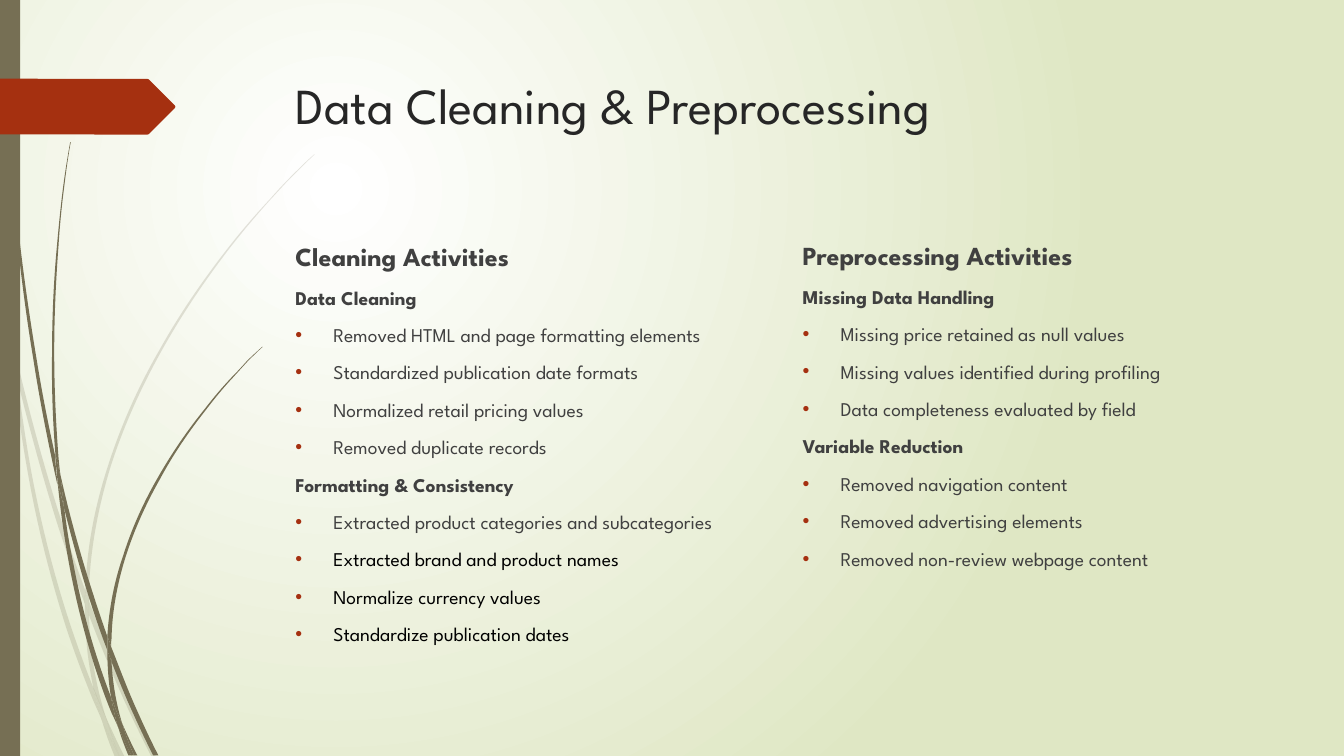
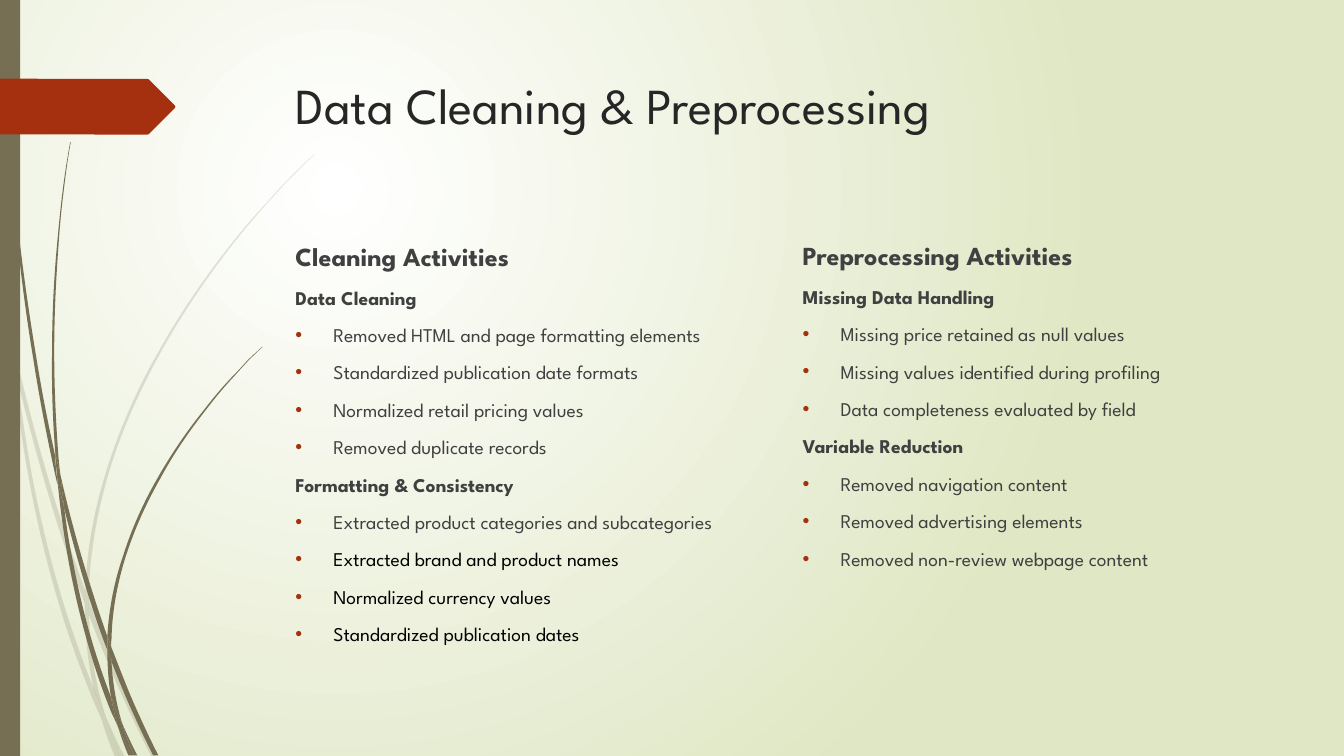
Before and after one commit to Austin-Engstrom/capstone-ds785, a slide deck: slide 5 of project_documents/DS785_Presentation2.pptx. Drawn at 1344x756 pixels with LibreOffice and Linux fonts; fonts in the diff are those of the drawing. Boxes give left, top, right and bottom in pixels: in the first picture for what was removed or moved away, otherwise in the second. Text is boxed around its words. In the diff, an @@ line names an element or a change of style, - is before the commit and + after.

```diff
--- a/project_documents/DS785_Presentation2.pptx
+++ b/project_documents/DS785_Presentation2.pptx
@@ text at [333, 590, 580, 645]: text changed @@
-• Normalize currency values
-• Standardize publication dates
+• Normalized currency values
+• Standardized publication dates
```
Also in this commit, not shown: 1 other slide changed, 3 other files.
